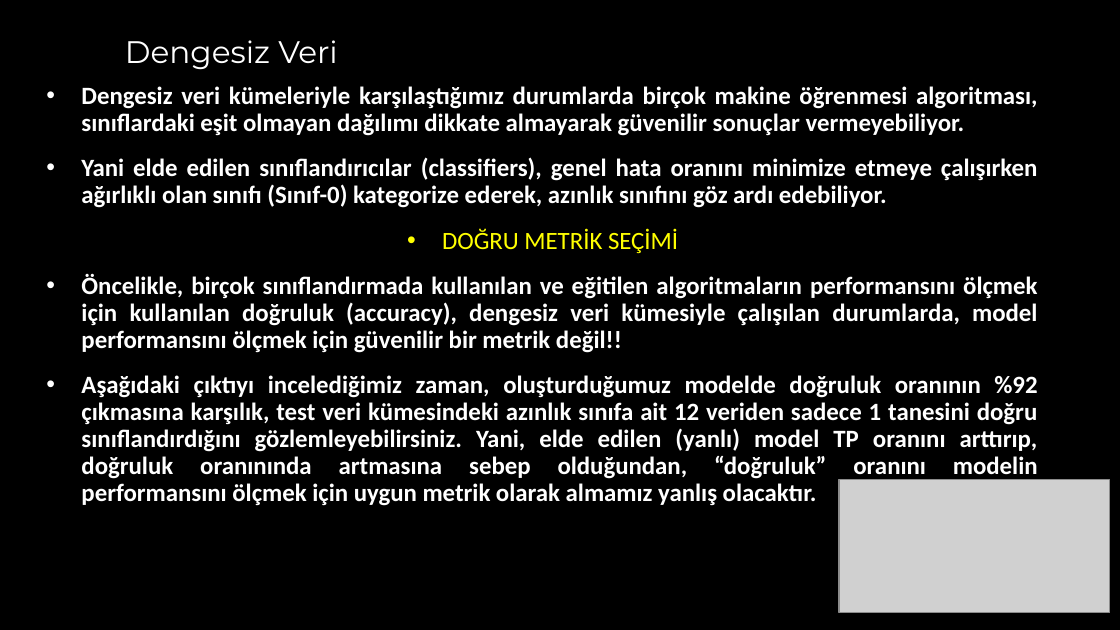
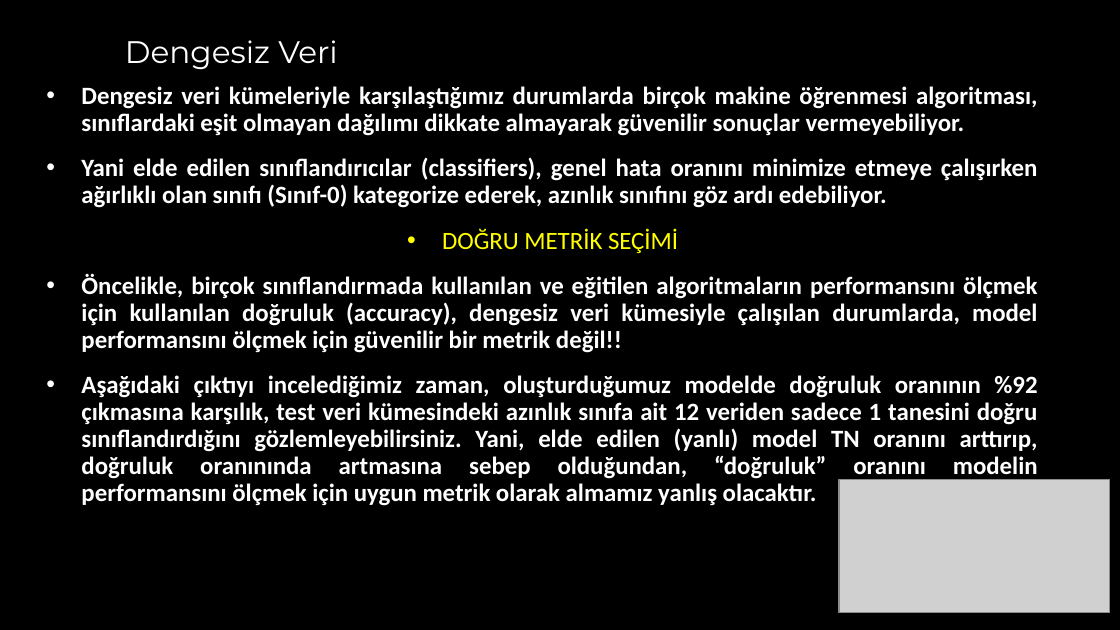
Before and after one commit to akaraci/Makine-Ogrenmesi, a slide deck: slide 6 of Sunular/MÖT-Hafta-4 - Underfitting_and_Overfitting.pptx. Drawn at 1120x630 pixels with LibreOffice and Linux fonts; fonts in the diff are those of the drawing; grey boxes stand for pictures. Boxes give left, top, right and bottom in pixels: in the first picture for what was removed or moved away, otherwise in the second. Text is boxed around its words. In the diff, an @@ line names an element or a change of style, - is before the commit and + after.

```diff
--- a/Sunular/MÖT-Hafta-4 - Underfitting_and_Overfitting.pptx
+++ b/Sunular/MÖT-Hafta-4 - Underfitting_and_Overfitting.pptx
@@ text at (x1=81, y1=375, x2=1038, y2=506): text changed @@
-• Aşağıdaki çıktıyı incelediğimiz zaman, oluşturduğumuz modelde doğruluk oranının %92 çıkmasına karşılık, test veri kümesindeki azınlık sınıfa ait 12 veriden sadece 1 tanesini doğru sınıflandırdığını gözlemleyebilirsiniz. Yani, elde edilen (yanlı) model TP oranını arttırıp, doğruluk oranınında artmasına sebep olduğundan, “doğruluk” oranını modelin performansını ölçmek için uygun metrik olarak almamız yanlış olacaktır.
+• Aşağıdaki çıktıyı incelediğimiz zaman, oluşturduğumuz modelde doğruluk oranının %92 çıkmasına karşılık, test veri kümesindeki azınlık sınıfa ait 12 veriden sadece 1 tanesini doğru sınıflandırdığını gözlemleyebilirsiniz. Yani, elde edilen (yanlı) model TN oranını arttırıp, doğruluk oranınında artmasına sebep olduğundan, “doğruluk” oranını modelin performansını ölçmek için uygun metrik olarak almamız yanlış olacaktır.
```
Also in this commit, not shown: 7 other slides changed, 1 slide added, 6 other files.
